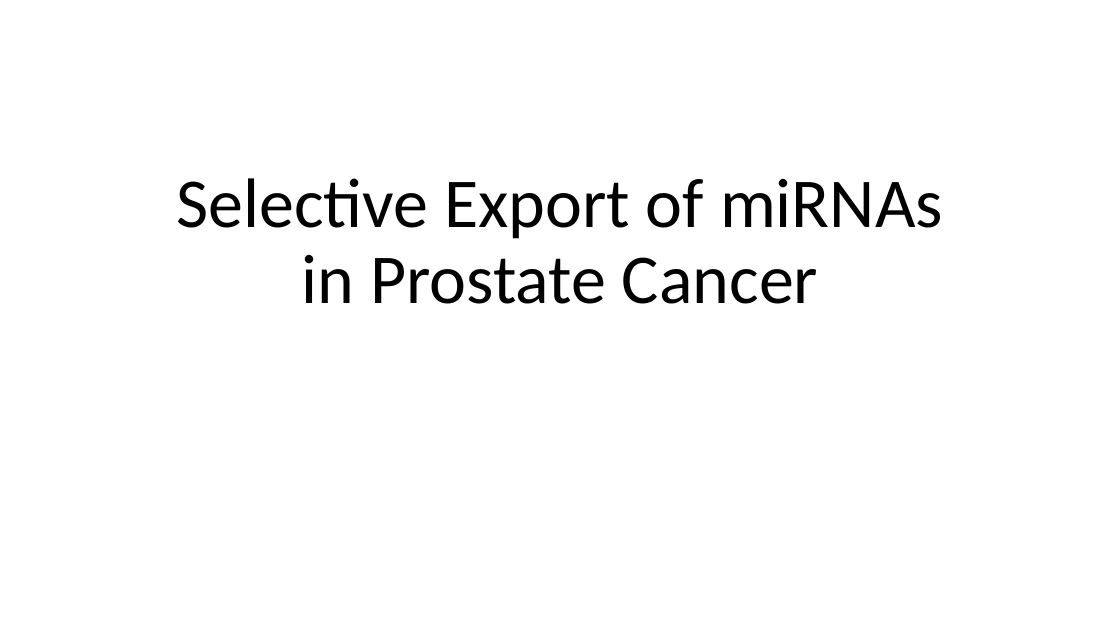
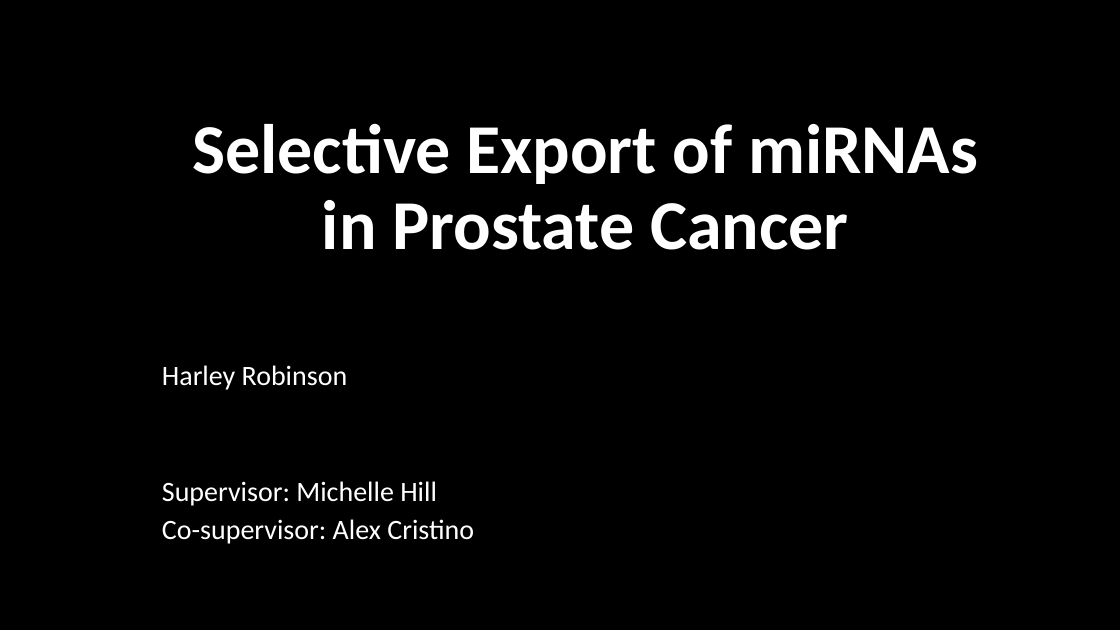
Before and after one commit to HarleyRobinson/Honours2, a slide deck: slide 1 of BackgroundInfo/Template for my presentation.pptx. Drawn at 1120x630 pixels with LibreOffice and Linux fonts; fonts in the diff are those of the drawing; background and template pictures are left out. Boxes give left, top, right and bottom in pixels: in the first picture for what was removed or moved away, otherwise in the second. Text is boxed around its words. In the diff, an @@ line names an element or a change of style, - is before the commit and + after.

```diff
--- a/BackgroundInfo/Template for my presentation.pptx
+++ b/BackgroundInfo/Template for my presentation.pptx
@@ background #FFFFFF to picture (left out) @@
@@ title "Selective Export of miRNAs in ...": place and size @@
-title "Selective Export of miRNAs in ..." at <box>176,178,943,304</box>
+title "Selective Export of miRNAs in ..." at <box>192,123,978,250</box>
@@ title "Selective Export of miRNAs in ..." at <box>192,123,978,250</box>: text colour #000000 to #FFFFFF, bold on @@
@@ subtitle added at <box>162,365,474,544</box>, 24 pt, text #FFFFFF @@
+Harley Robinson
+Supervisor: Michelle Hill
+Co-supervisor: Alex Cristino
```
Also in this commit, not shown: 17 other slides changed, 2 slides added, 1 slide removed, 19 other files.
